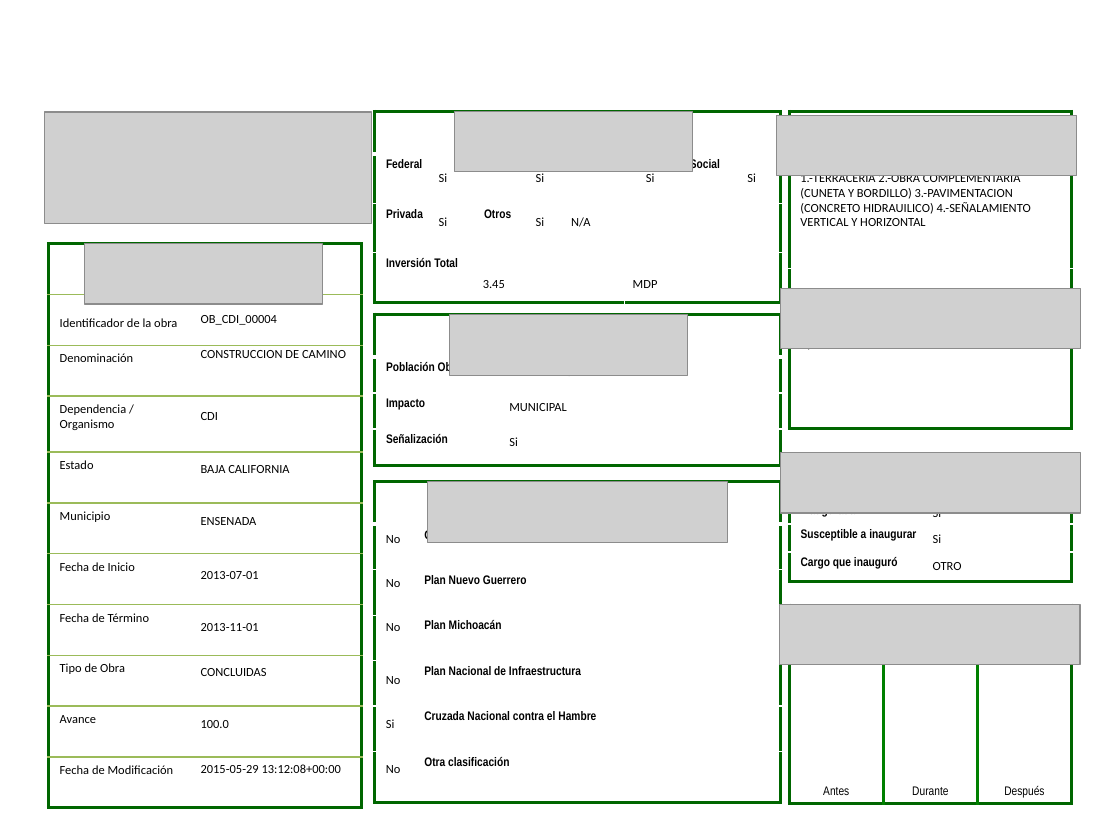
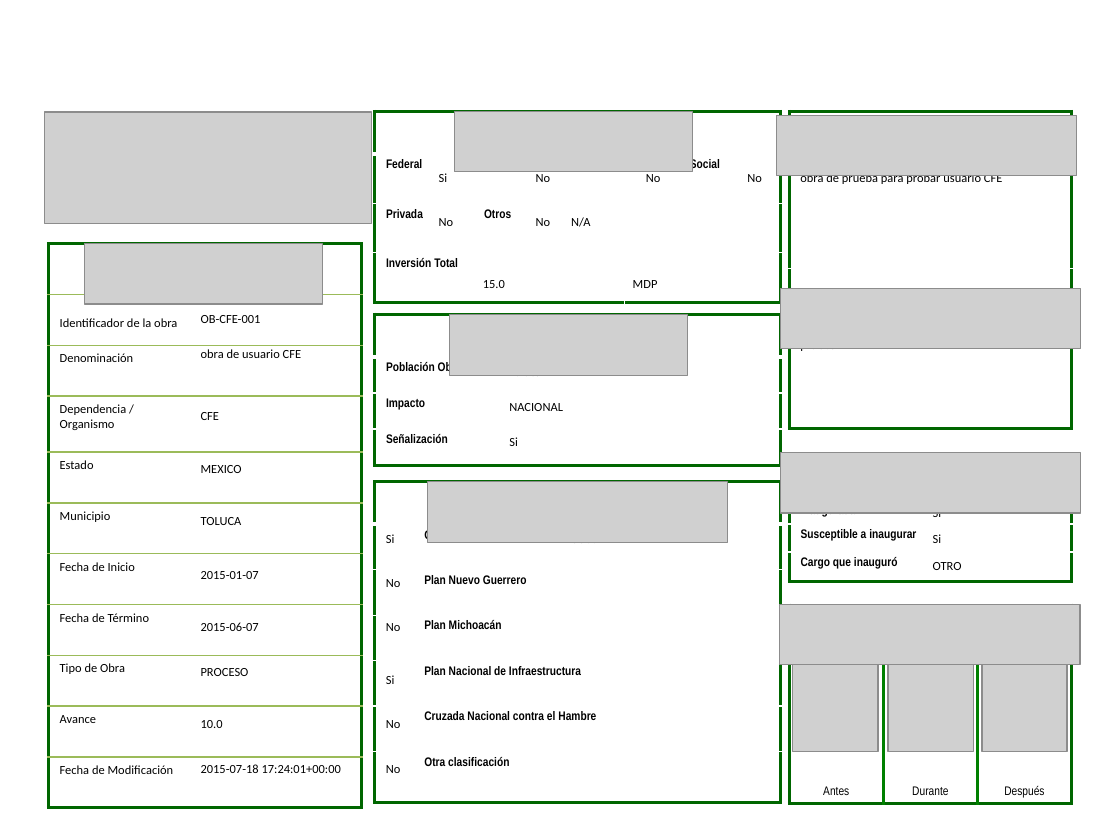
Before and after one commit to fpedro23/djangoObras, a slide deck: slide 1 of obras/static/ppt/ppt-generados/FichaTecnicaObras_1.pptx. Drawn at 1120x840 pixels with LibreOffice and Linux fonts; fonts in the diff are those of the drawing; grey boxes stand for pictures; background and template pictures are left out. Boxes give left, top, right and bottom in pixels: in the first picture for what was removed or moved away, otherwise in the second. Text is boxed around its words. In the diff, an @@ line names an element or a change of style, - is before the commit and + after.

```diff
--- a/obras/static/ppt/ppt-generados/FichaTecnicaObras_1.pptx
+++ b/obras/static/ppt/ppt-generados/FichaTecnicaObras_1.pptx
@@ text at [536,171,551,182]: text changed @@
-Si
+No
@@ text at [646,171,661,182]: text changed @@
-Si
+No
@@ text at [747,174,762,182]: text changed @@
-Si
+No
@@ text at [800,175,1002,185]: text changed @@
-1.-TERRACERIA 2.-OBRA COMPLEMENTARIA (CUNETA Y BORDILLO) 3.-PAVIMENTACION (CONCRETO HIDRAUILICO) 4.-SEÑALAMIENTO VERTICAL Y HORIZONTAL
+obra de prueba para probar usuario CFE
@@ text at [439,218,454,226]: text changed @@
-Si
+No
@@ text at [536,218,551,226]: text changed @@
-Si
+No
@@ text at [483,280,505,288]: text changed @@
-3.45
+15.0
@@ text at [201,315,261,323]: text changed @@
-OB_CDI_00004
+OB-CFE-001
@@ text at [201,349,301,358]: text changed @@
-CONSTRUCCION DE CAMINO
+obra de usuario CFE
@@ text at [201,412,219,420]: text changed @@
-CDI
+CFE
@@ text at [509,403,563,411]: text changed @@
-MUNICIPAL
+NACIONAL
@@ text at [201,465,242,473]: text changed @@
-BAJA CALIFORNIA
+MEXICO
@@ text at [201,517,242,525]: text changed @@
-ENSENADA
+TOLUCA
@@ text at [386,534,395,543]: text changed @@
-No
+Si
@@ text at [201,571,259,579]: text changed @@
-2013-07-01
+2015-01-07
@@ text at [201,622,259,631]: text changed @@
-2013-11-01
+2015-06-07
@@ text at [201,668,249,676]: text changed @@
-CONCLUIDAS
+PROCESO
@@ text "Si": place and size @@
-text "Si" at [386,719,395,728]
+text "Si" at [386,675,395,684]
@@ picture added at [793,664,878,752] @@
@@ picture added at [888,664,973,752] @@
@@ picture added at [982,664,1067,752] @@
@@ text "No": place and size @@
-text "No" at [386,676,401,684]
+text "No" at [386,720,401,728]
@@ text at [201,720,223,728]: text changed @@
-100.0
+10.0
@@ text at [201,764,341,773]: text changed @@
-2015-05-29 13:12:08+00:00
+2015-07-18 17:24:01+00:00
```
Also in this commit, not shown: 2 other files.
